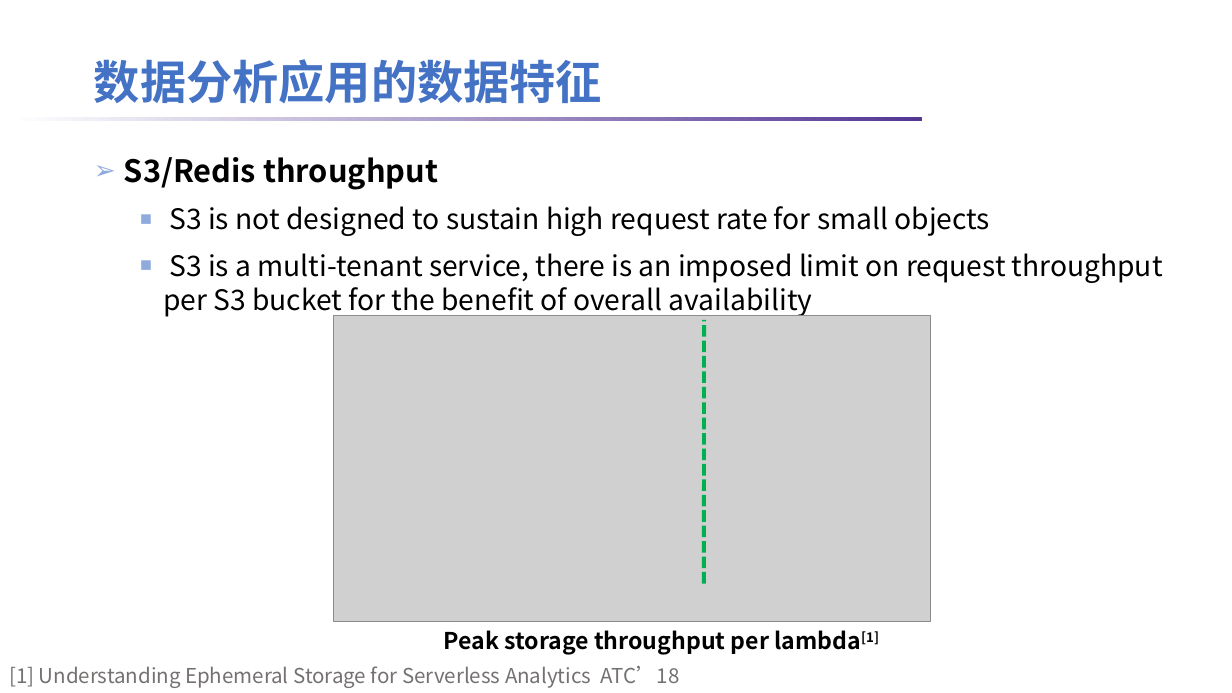
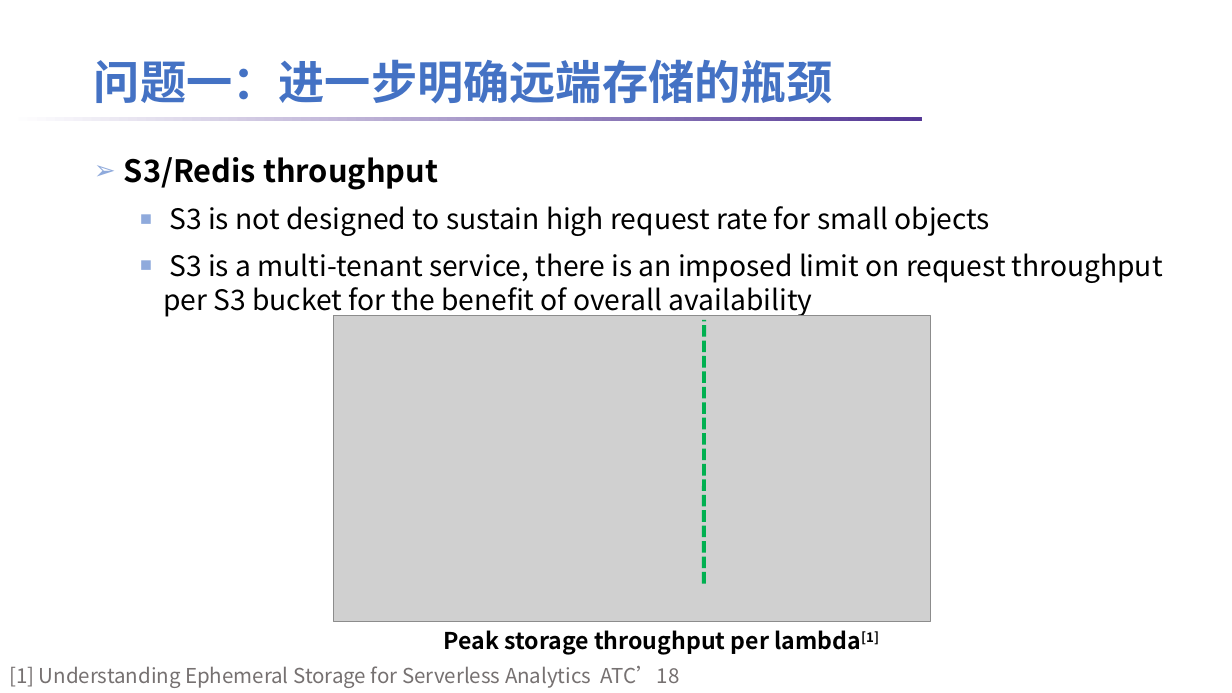
Before and after one commit to lt2000/ADSL, a slide deck: slide 10 of meeting/数据分析应用的数据特征.pptx (slide 9 before the commit). Drawn at 1232x693 pixels with LibreOffice and Linux fonts; fonts in the diff are those of the drawing; grey boxes stand for pictures; background and template pictures are left out. Boxes give left, top, right and bottom in pixels: in the first picture for what was removed or moved away, otherwise in the second. Text is boxed around its words. In the diff, an @@ line names an element or a change of style, - is before the commit and + after.

```diff
--- a/meeting/数据分析应用的数据特征.pptx
+++ b/meeting/数据分析应用的数据特征.pptx
@@ title at bbox=[94, 59, 833, 103]: text changed @@
-数据分析应用的数据特征
+问题一：进一步明确远端存储的瓶颈
```
Also in this commit, not shown: 6 other slides changed, 4 slides added, 2 slides removed, 1 other file.
